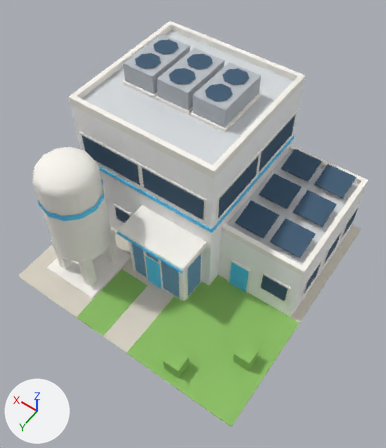
One commit to the glTF model assets/models/I023-2.glb: the scene before it, then after it.
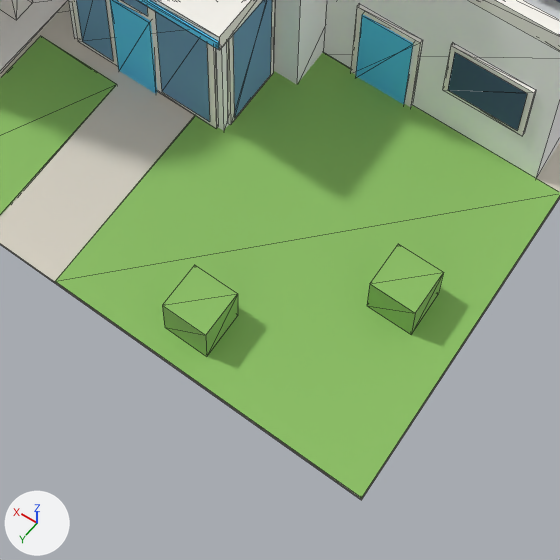
Each version appears first whole from a 50 mm lens placed at (-11.54, 16.39, 28.63), pointed at (-0.64, 1.13, 4.64), and next in a close-up on the part from 28% to 77% of the width and 57% to 100% of the height. Lighting does not change. The marker at lower left points along +X, +Y and +Z. The first two pictures are the older version. The close-ups show mesh edges as thin lines. Where no turn or scale is listed for an object, it has been applied to the vertices. Vertices at exactly the same position are counted once.

The older version as bpy lines, for what is in view:
```python
me_mesh_3 = bpy.data.meshes.new('Mesh_3')
me_mesh_3.from_pydata(...)  # a box spanning x -7.1..-6.1, y 3.9..4.9, z 0.09..1.09
me_mesh_3.materials.append(mat_grass)  # green #8cc063
me_mesh_4 = bpy.data.meshes.new('Mesh_4')
me_mesh_4.from_pydata(...)  # a box spanning x -4.2..-3.2, y 6.5..7.5, z 0.09..1.09
me_mesh_4.materials.append(mat_grass)  # green #8cc063
me_mesh_61 = bpy.data.meshes.new('Mesh_61')
me_mesh_61.from_pydata(...)  # a box spanning x -1.65..-1.58, y 1.68..3.22, z 0.13..3.87
me_mesh_61.materials.append(mat_frame)  # white #fbf8f1
ob_band_frame_004 = bpy.data.objects.new('band_frame.004', me_mesh_61)
ob_band_frame_004.location = (0.0, 0.0, 0.0)
ob_tree_spot = bpy.data.objects.new('tree_spot', me_mesh_3)
ob_tree_spot.location = (0.0, 0.0, 0.0)
ob_tree_spot_001 = bpy.data.objects.new('tree_spot.001', me_mesh_4)
ob_tree_spot_001.location = (0.0, 0.0, 0.0)
# also in view: 'window_frame.005' at (-6.0, 0.62, 2.2); 'door.003' at (-3.7, 0.64, 1.2); 'window_band.008' at (-0.67, 3.47, 2.0); 'lawn.001' at (1.95, 5.89, 0.05); 'door.002' at (0.6, 3.44, 1.38)
```
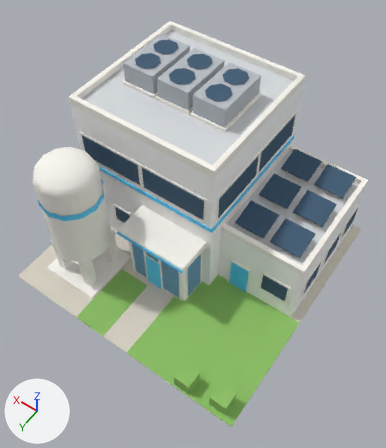
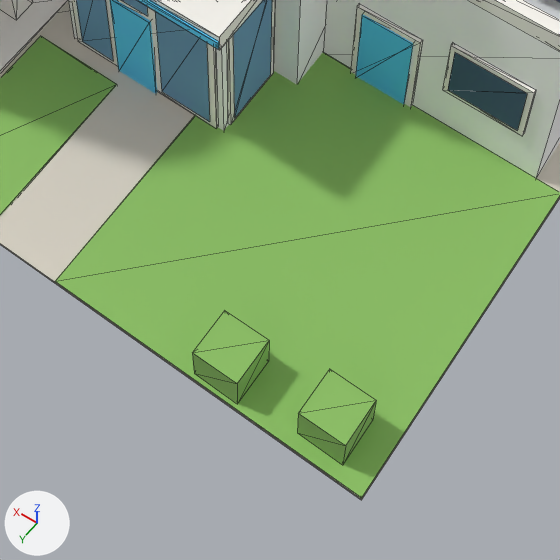
Pixel boxes (x1, y1, x2, y2) of what changed, in the close-ups (560 x 560 px):
'tree_spot', moved
    before: (367, 244, 443, 334)
    after: (297, 369, 376, 465)
'tree_spot.001', moved
    before: (162, 265, 238, 357)
    after: (193, 311, 269, 404)

What changed in the scene script:
```text
Change me_mesh_3:
    used by ob_tree_spot; location = (0.0, 0.0, 0.0)
    remove me_mesh_3.from_pydata(...)  # 8 vertices, 12 faces; spans x -7.1..-6.1, y 3.9..4.9, z 0.09..1.09
    add me_mesh_3.from_pydata(...)  # 8 vertices, 12 faces; spans x -7.4..-6.4, y 6.7..7.7, z 0.09..1.09
    me_mesh_3 part 1: the whole mesh is moved by (-0.3, 2.8, 0.0)
Change me_mesh_4:
    used by ob_tree_spot_001; location = (0.0, 0.0, 0.0)
    remove me_mesh_4.from_pydata(...)  # 8 vertices, 12 faces; spans x -4.2..-3.2, y 6.5..7.5, z 0.09..1.09
    add me_mesh_4.from_pydata(...)  # 8 vertices, 12 faces; spans x -5.2..-4.2, y 6.9..7.9, z 0.09..1.09
    me_mesh_4 part 2: the whole mesh is moved by (-1.0, 0.4, 0.0)
```
